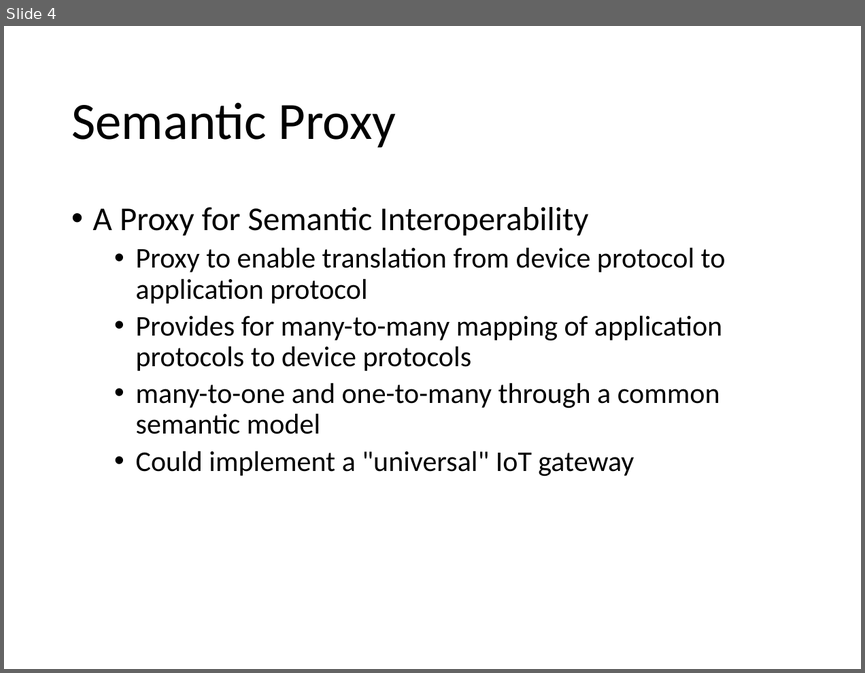
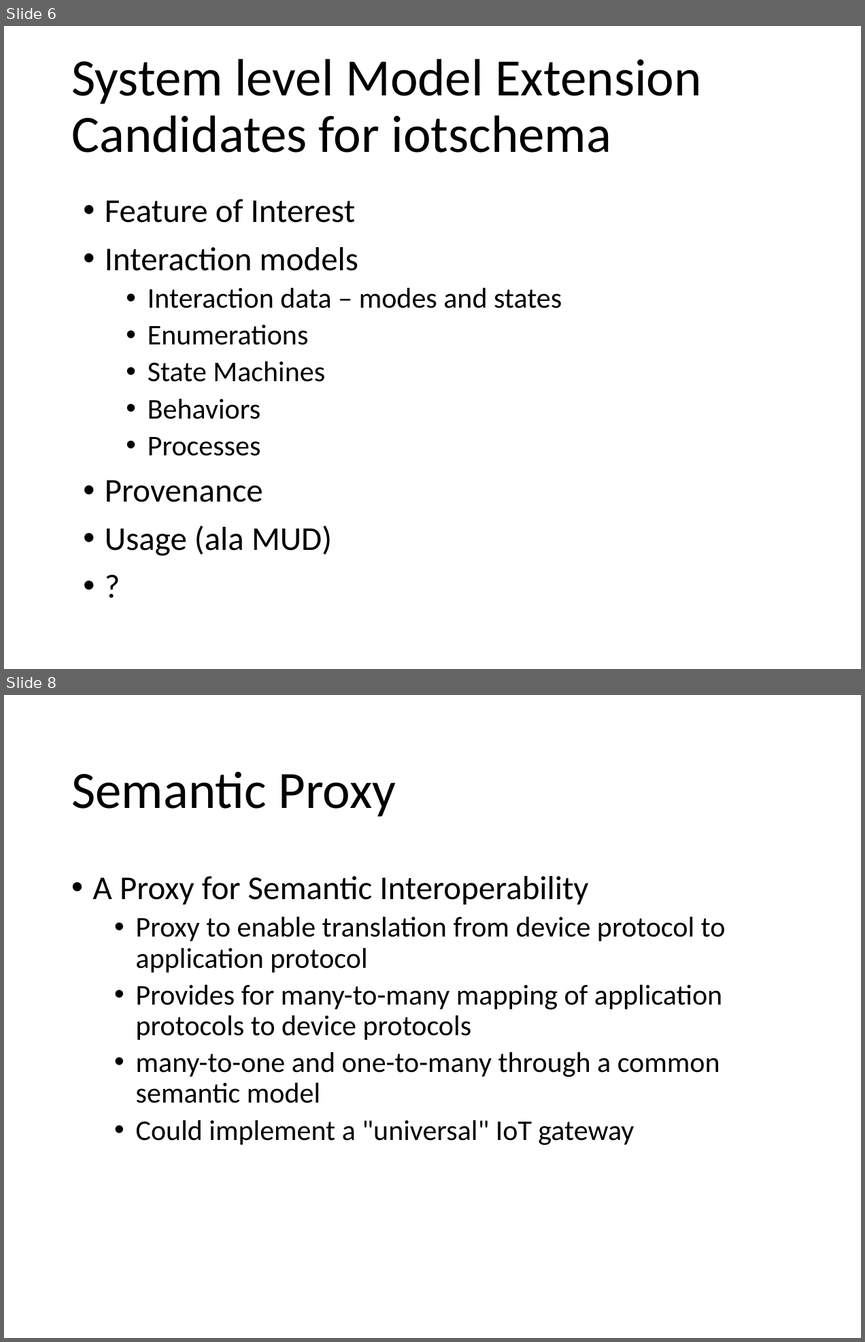
Before and after one commit to iot-schema-collab/teleconferences, a slide deck: iotschema-january2020.pptx. Shown one above the other, each under a label of ours: slide 4 before the commit, slides 6 and 8 after it; the slides between them are not shown. The pictures are 865x673 and 865x1342 pixels, drawn with LibreOffice and Linux fonts; fonts in the diff are those of the drawing. Boxes give left, top, right and bottom in pixels: in the first picture for what was removed or moved away, otherwise in the second. Text is boxed around its words. In the diff, an @@ line names an element or a change of style, - is before the commit and + after.

Commit message:
Update the January deck
Added system level modeling

```diff
--- a/iotschema-january2020.pptx
+++ b/iotschema-january2020.pptx
@@ slide 6 added at (4, 26, 861, 669), background #FFFFFF @@
@@ title added at (71, 59, 701, 152), 44 pt, text #000000 @@
+System level Model Extension Candidates for iotschema
@@ text added at (105, 199, 562, 556), 24 pt, text #000000 @@
+• Feature of Interest
+• Interaction models
+  • Interaction data – modes and states
+  • Enumerations
+  • State Machines
+  • Behaviors
+  • Processes
+• Provenance
+• Usage (ala MUD)
+• ?
@@ what was slide 4 is now slide 8 @@
```
Also in this commit, not shown: 3 slides changed, 3 other slides added, 1 other file.
